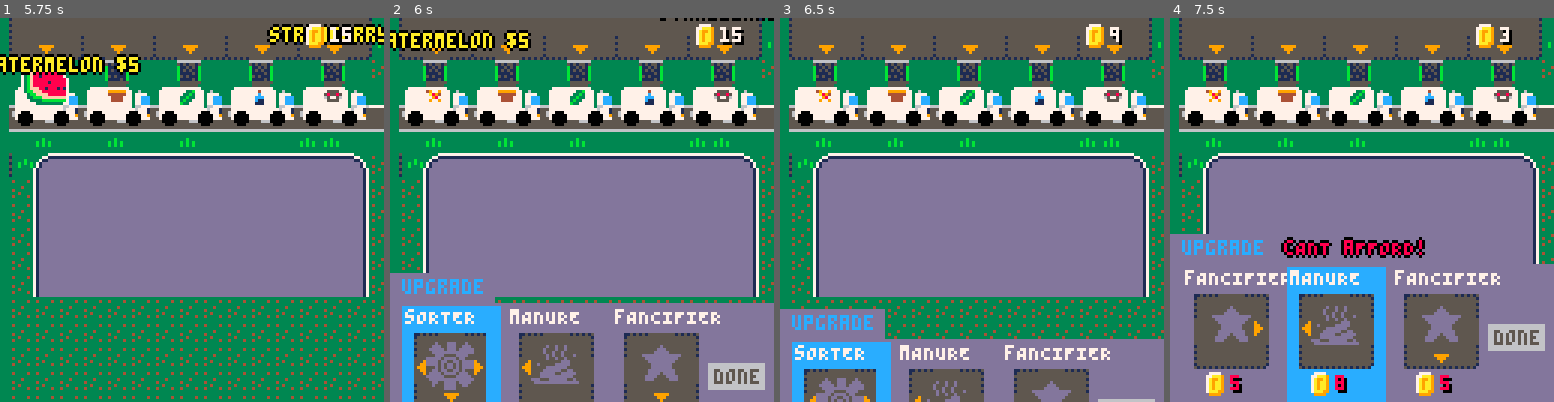
Above: before the commit, frames 1-4 (left to right).
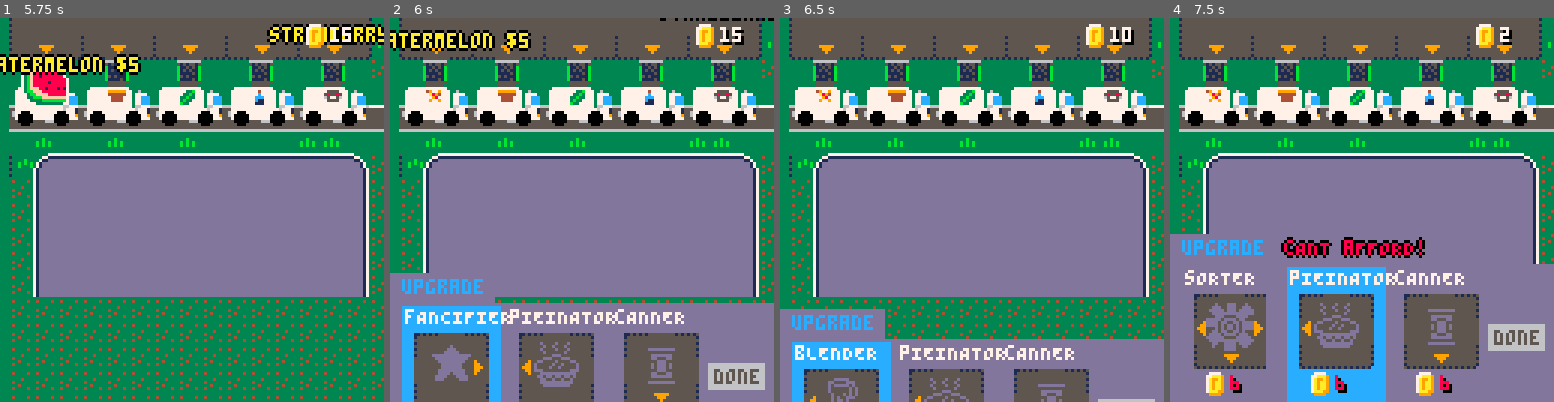
Above: after the commit, the same moments.

Repository: joeld42/ldjam_jovoc
Game: PICO-8 cartridge ld52_harvest/harvest.p8
Two runs of this game, one before a commit and one after it. Both use one fixed random seed, a clock stepped at 60 frames per second and the inputs below.
Inputs:
- Up to frame 1 (5.75 s): tap O (Z key) at 0.33, 0.7, 1.43, 2.22, 3.1, 3.98, 4.87 s; tap X (X key) at 1.07, 2.07, 2.4, 2.73, 3.07, 3.4, 3.73, 4.07, 4.4, 4.73, 5.07, 5.4, 5.73 s; hold Left 1.97-2.37 s; hold Down 2.42-2.82 s; hold Right 2.87-3.53 s; hold Up 3.58-4.08 s; hold Right 4.13-4.53 s; hold Down 4.58-5.08 s; hold Left from 5.13 s (still down)
- Up to frame 2 (6 s): tap O (Z key) at 5.75 s; release Left at 5.8 s; hold Up from 5.85 s (still down)
- Up to frame 3 (6.5 s): tap X (X key) at 6.07, 6.4 s; release Up at 6.18 s; hold Left from 6.23 s (still down)
- Up to frame 4 (7.5 s): release Left at 6.63 s; tap O (Z key) at 6.63 s; hold Down 6.68-7.08 s; tap X (X key) at 6.73, 7.07, 7.4 s; hold Right from 7.13 s (still down)

Frame 1 is identical in both runs. In frame 2, 2.9% of the frame differs, in the area x 3-86%, y 75-100%; in frame 3, 2.1%; in frame 4, 3.0%, in the area x 3-90%, y 3-97%.

Commit message:
sorter works i think, also pie

Diff:
--- a/ld52_harvest/code/harvest.lua
+++ b/ld52_harvest/code/harvest.lua
@@ -54,6 +54,7 @@
         { name="bLENDER", price=8, icon=196 },
         { name="cLONEjAR", price=10, icon=198 },
         { name="cANNER", price=6, icon=192 },
+        { name="pIEINATOR", price=6, icon=204 },
         { name="mANURE", price=8, icon=202 },
         { name="sORTER", price=6, icon=200 },
     }
@@ -206,7 +207,11 @@
         name = fnames[n] .. "\n" .. name
     end
 
-    if f.smoothie then
+    if f.smoothie and f.baked then
+        name = name .. "\nsilk pie"
+    elseif f.baked then
+        name = name .. "\npie"
+    elseif f.smoothie then
         name = name .. "\nsmoothie"
     end
 
@@ -214,7 +219,46 @@
 end
 
 function predict_score( f )
-    return rnd(10)
+
+    local x = f.nxcol
+    local y = f.nxrow
+    if (y > 4) then
+        return score_fruit( f, x )
+    end
+
+    local gndx = grid_ndx( x, y)
+
+    if f.visited[gndx] then
+        return 0
+    end
+
+    if (x < 0) or (x > 4) then
+        -- malfunction
+        return 0
+    end
+
+    local gg = grid[ gndx ]
+    local mul = 1
+    if gg.icon == 198 then
+        -- don't modify fruit, just double the result
+        mul = 2
+    else
+        process_fruit( f, gg, gndx )
+    end
+
+    f.visited[gndx] = true
+
+    -- move to the next grid
+    local dx = gg.dx
+    local dy = gg.dy
+    if (gg.icon == 200) then
+        dx, dy = choose_dir( f ) -- recurse
+    end
+    f.nxcol = x + dx
+    f.nxrow = y + dy
+    return mul * predict_score( f )
+
+
 end
 
 function choose_dir( f )
@@ -238,7 +282,13 @@
         local ff = deepcopy( f )
         ff.tick = nil
 
-        local fs = predict_score( f )
+        ff.nxcol = f.nxcol + dx
+        ff.nxrow = f.nxrow + dy
+        ff.visited[ grid_ndx( f.nxcol, f.nxrow)] = true
+
+        -- add a small random tiebreak
+        local fs = predict_score( ff ) + rnd(0.01)
+        printh( "dir " .. tostr(dx) .. " " .. tostr(dy) .. " score " .. tostr(fs) )
         if fs > best_score then
             dx1 = dx
             dy1 = dy
@@ -246,7 +296,7 @@
         end
     end
 
-    printh("best score " ..flr(best_score) .. " dxy" .. tostr(dx1) .. "  " ..tostr(dy1) )
+    printh("best score " ..flr(best_score) .. " dxy " .. tostr(dx1) .. "  " ..tostr(dy1) )
 
     return dx1, dy1
 end
@@ -267,12 +317,15 @@
         -- blender
         f.fnum = 98
         f.smoothie = true
+        f.baked = false
+    elseif (g.icon == 204) then
+        -- pieinator
+        f.baked = true
+        f.fnum = 100
     elseif (g.icon == 194) then
         -- fancifier
         f.vp = f.vp+1
         f.fancy += 1
-    elseif (g.icon == 200) then
-
     end
 end
 
@@ -280,11 +333,16 @@
 
     -- start with base value
     local vp = f.vp
+
+    -- debg test
+    if buyer==1 and f.fnum==66 then
+        vp = 10
+    end
 
     -- do modifiers
     if (buyer==0) and (f.smoothie) then
         vp *= 2 -- juice bar
-    elseif (buyer==2) and (f.baked) then
+    elseif (buyer==1) and (f.baked) then
         vp *= 2 -- bakery
     elseif (buyer==4) and (f.organic) then
         vp *= 2 -- fancy grocery
Not shown, changed: 28 lines of the sprite sheet (__gfx__) section of ld52_harvest/harvest.p8
